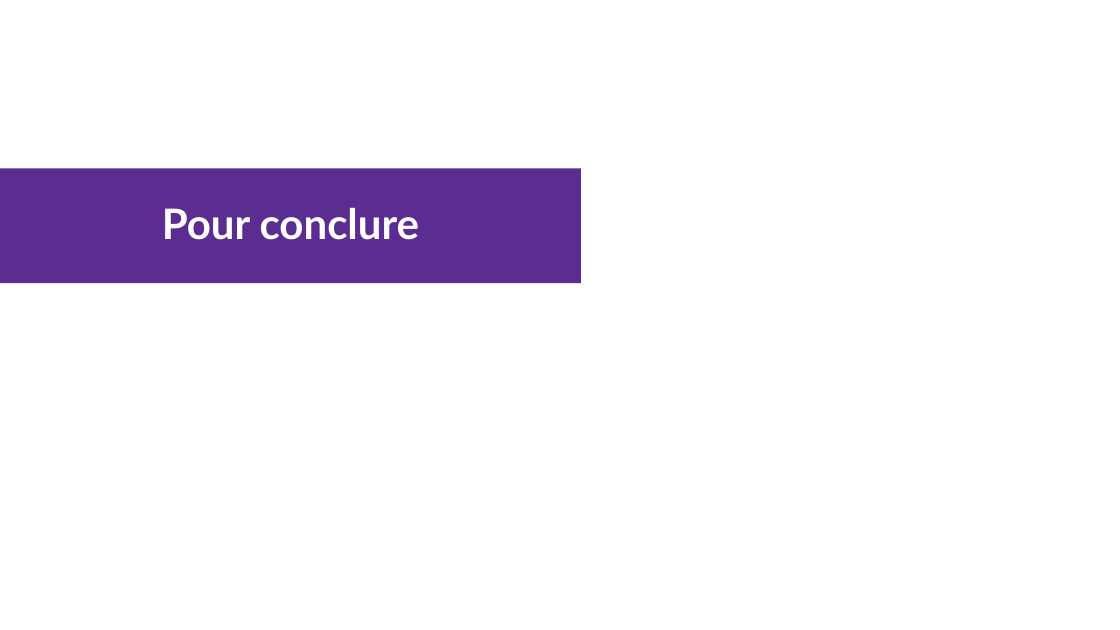
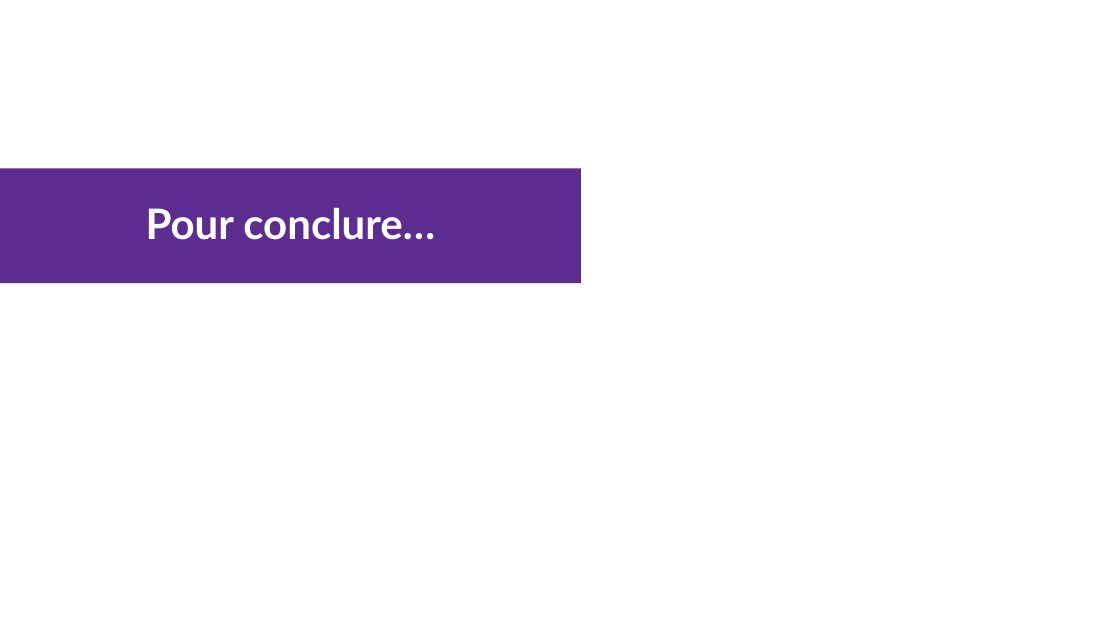
Before and after one commit to tpierrain/CQRS-slides, a slide deck: slide 37 of french/DecouvrirCQRSparLaPratique.pptx. Drawn at 1120x630 pixels with LibreOffice and Linux fonts; fonts in the diff are those of the drawing; background and template pictures are left out. Boxes give left, top, right and bottom in pixels: in the first picture for what was removed or moved away, otherwise in the second. Text is boxed around its words. In the diff, an @@ line names an element or a change of style, - is before the commit and + after.

```diff
--- a/french/DecouvrirCQRSparLaPratique.pptx
+++ b/french/DecouvrirCQRSparLaPratique.pptx
@@ title at (x1=146, y1=207, x2=435, y2=240): text changed @@
-Pour conclure
+Pour conclure…
```
Also in this commit, not shown: 6 other slides changed, 3 slides added, 1 other file.
